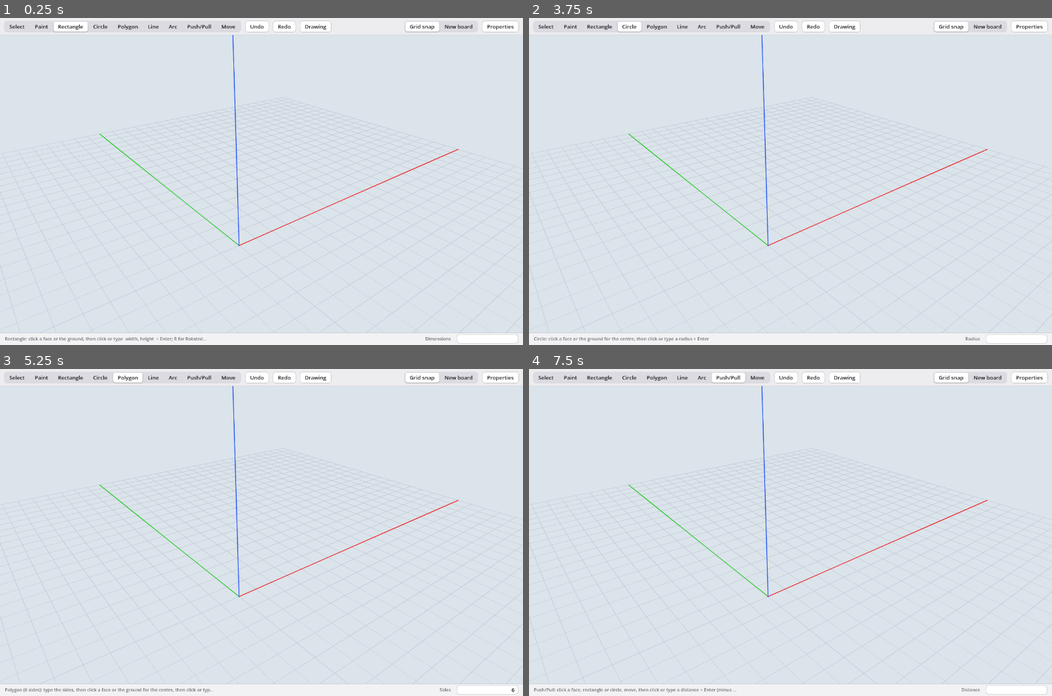
Above: before the commit, frames 1-4 (two rows, left to right).
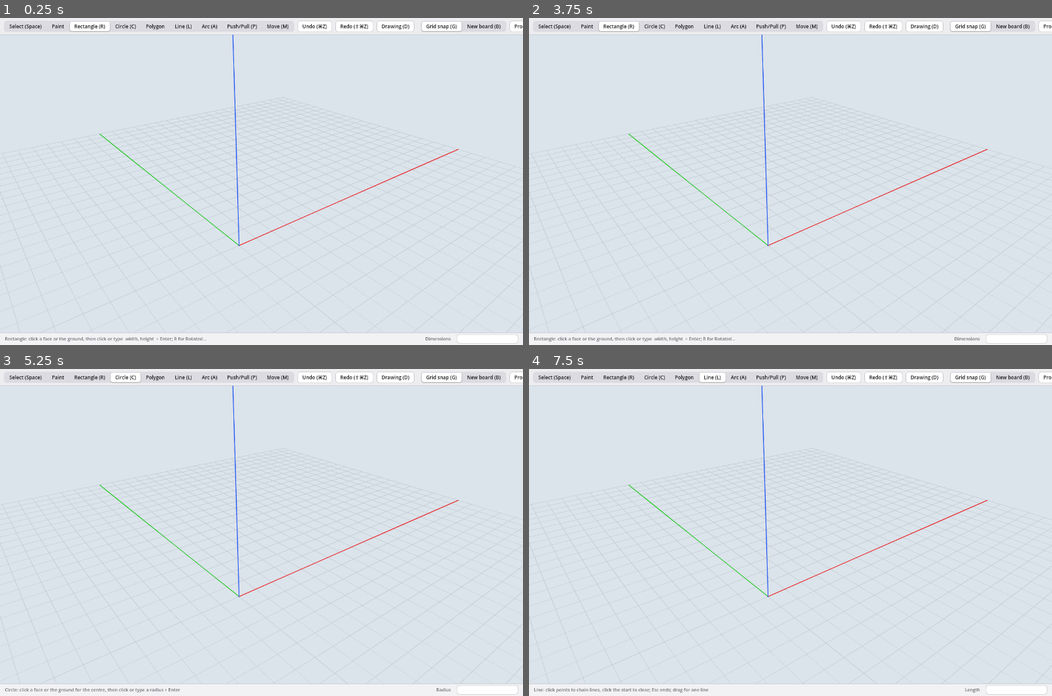
Above: after the commit, the same moments.

Repository: wweatherall/Napkin
Game: Godot game, scene res://main.tscn
Same seed, same stepped clock (60 frames per second), same inputs: the game is played once before the commit and once after it.
Inputs (mouse positions are in pixels of both pictures, inside the frame that each line leads up to):
- Up to frame 1 (0.25 s): no input
- Up to frame 2 (3.75 s): click (544, 27) at 0.5 s, where only the run before the commit has a clickable "Select"; click (555, 27) at 1.25 s, where only the run after the commit has a clickable "Select (Space)"; click "Paint" at 2 s; click (602, 27) at 2.75 s, where only the run before the commit has a clickable "Rectangle"; click (617, 27) at 3.5 s, where only the run after the commit has a clickable "Rectangle (R)"
- Up to frame 3 (5.25 s): click (99, 378) at 4.25 s, where only the run before the commit has a clickable "Circle"; click (125, 378) at 5 s, where only the run after the commit has a clickable "Circle (C)"
- Up to frame 4 (7.5 s): click "Polygon" at 5.75 s; click (680, 378) at 6.5 s, where only the run before the commit has a clickable "Line"; click (712, 378) at 7.25 s, where only the run after the commit has a clickable "Line (L)"

The runs differ from the first frame. In frame 1, 1.3% of the frame differs, in the area x 1-100%, y 0-6%; in frame 2, 1.5%, in the area x 1-100%, y 0-99%; in frame 3, 1.4%; in frame 4, 1.5%.
Error in both runs: Invalid assignment of property or key 'text' with value of type 'String' on a base object of type 'Nil'. (res://worker_process.gd:238)

Commit message:
H209: Show keyboard shortcuts in the toolbar
Architecture-Impact: none - toolbar labels and spacing reuse the existing tool registry and command interfaces

Diff:
--- a/viewport/tests/quick/registry.gd
+++ b/viewport/tests/quick/registry.gd
@@ -9,15 +9,15 @@
 	get: return harness.m
 
 const WANT := [
-	["select", "Select", "Select (Space)", "Select (Space)", KEY_SPACE],
-	["paint", "Paint", "Paint (pick the wood in the Wood menu)", "Paint", KEY_NONE],
-	["rect", "Rectangle", "Rectangle (R)", "Rectangle (R)", KEY_R],
-	["circle", "Circle", "Circle (C)", "Circle (C)", KEY_C],
-	["polygon", "Polygon", "Polygon", "Polygon", KEY_NONE],
-	["line", "Line", "Line (L)", "Line (L)", KEY_L],
-	["arc", "Arc", "Arc (A)", "Arc (A)", KEY_A],
-	["push", "Push/Pull", "Push/Pull (P)", "Push/Pull (P)", KEY_P],
-	["move", "Move", "Move (M)", "Move (M)", KEY_M],
+	["select", "Select (Space)", "Select (Space)", KEY_SPACE],
+	["paint", "Paint", "Paint (pick the wood in the Wood menu)", KEY_NONE],
+	["rect", "Rectangle (R)", "Rectangle (R)", KEY_R],
+	["circle", "Circle (C)", "Circle (C)", KEY_C],
+	["polygon", "Polygon", "Polygon", KEY_NONE],
+	["line", "Line (L)", "Line (L)", KEY_L],
+	["arc", "Arc (A)", "Arc (A)", KEY_A],
+	["push", "Push/Pull (P)", "Push/Pull (P)", KEY_P],
+	["move", "Move (M)", "Move (M)", KEY_M],
 ]
 
 
@@ -32,23 +32,33 @@
 				if m.ui.tool_buttons[id] == b: bar.append([id, b.text, b.tooltip_text])
 	var want_bar: Array = WANT.map(func(w): return [w[0], w[1], w[2]])
 	harness._ok("the toolbar is Select, Paint, Rectangle, Circle, Polygon, Line, Arc, Push/Pull, Move with their tooltips", bar == want_bar, bar)
-	var registry = load("res://tool_registry.gd")
+	var registry := preload("res://tool_registry.gd")
+	var labels: Array = m.tool_list.map(func(t): return [t["id"], registry.menu_label(t)])
+	harness._ok("every toolbar tool button shows its registry menu label", bar.map(func(b): return [b[0], b[1]]) == labels, bar)
+	if row == null: return
+	var toolbar: HBoxContainer = row.get_parent().get_parent()
+	var fixed: Array = toolbar.find_children("*", "Button", true, false).filter(func(b): return b.get_parent() != row)
+	var fixed_labels: Array = fixed.map(func(b): return b.text)
+	harness._ok("the fixed toolbar buttons show their shortcuts", fixed_labels == [
+		"Undo (⌘Z)", "Redo (⇧⌘Z)", "Drawing (D)", "Grid snap (G)", "New board (B)", "Properties"], fixed_labels)
+	var toolbar_width: float = toolbar.get_parent().get_combined_minimum_size().x
+	harness._ok("the whole toolbar fits at 1280 pixels", toolbar_width <= 1280, toolbar_width)
 	var menu: Array = []
 	if NativeMenu.has_feature(NativeMenu.FEATURE_GLOBAL_MENU):
 		var tools_menu: RID = m.menus.menus["Tools"]
 		for i in NativeMenu.get_item_count(tools_menu):
 			menu.append([NativeMenu.get_item_tag(tools_menu, i), NativeMenu.get_item_text(tools_menu, i)])
 	else:
-		menu = m.tool_list.map(func(t): return [t["id"], registry.menu_label(t)])
-	harness._ok("the Tools menu names them the same way", menu == WANT.map(func(w): return [w[0], w[3]]), menu)
+		menu = labels
+	harness._ok("the Tools menu names them the same way", menu == WANT.map(func(w): return [w[0], w[1]]), menu)
 	harness._ok("the declared tools have no problems (fields, repeated ids or keys)", registry.problems(m.tool_list).is_empty(), registry.problems(m.tool_list))
 	# each tool key picks its tool; Paint has none
 	var picked: Array = []
 	for w in WANT:
-		if w[4] == KEY_NONE: continue
+		if w[3] == KEY_NONE: continue
 		m.set_tool("paint")
-		await harness._key(w[4])
-		picked.append([OS.get_keycode_string(w[4]), m.tool])
+		await harness._key(w[3])
+		picked.append([OS.get_keycode_string(w[3]), m.tool])
 	harness._ok("Space, R, C, L, A, P and M pick Select, Rectangle, Circle, Line, Arc, Push/Pull and Move", picked == [["Space", "select"], ["R", "rect"], ["C", "circle"], ["L", "line"], ["A", "arc"], ["P", "push"], ["M", "move"]], picked)
 	harness._ok("the keys map only those seven", m.tool_keys == {KEY_SPACE: "select", KEY_R: "rect", KEY_C: "circle", KEY_L: "line", KEY_A: "arc", KEY_P: "push", KEY_M: "move"}, m.tool_keys)
 	# a toolbar segment and a Tools menu item pick their tool (the menu's tag is the tool's id)
--- a/viewport/ui.gd
+++ b/viewport/ui.gd
@@ -126,16 +126,25 @@
 	bar.add_theme_stylebox_override("panel", bar_style)
 	root.add_child(bar)
 	var row := HBoxContainer.new()
-	row.add_theme_constant_override("separation", 10)
+	row.add_theme_constant_override("separation", 8)
+	var toolbar_theme := Theme.new()
+	toolbar_theme.set_font_size("font_size", "Button", 12)
+	row.theme = toolbar_theme
 	bar.add_child(row)
-	row.add_child(_segments(m.tool_list.map(func(t): return [t["label"], t["id"], t["tip"]]), false))   # tool_registry.gd
-	for spec in [["Undo", "undo", "Undo (⌘Z)"], ["Redo", "redo", "Redo (⇧⌘Z)"], ["Drawing", "drawing", "Drawing and cut list (D)"]]:
+	var registry := preload("res://tool_registry.gd")
+	row.add_child(_segments(m.tool_list.map(func(t): return [registry.menu_label(t), t["id"], t["tip"]]), false))
+	var command := func(label: String, tag: String, key: String, tip := "") -> Array:
+		var suffix := " (%s)" % key
+		return [label + suffix, tag, (label if tip.is_empty() else tip) + suffix]
+	for spec in [command.call("Undo", "undo", "⌘Z"), command.call("Redo", "redo", "⇧⌘Z"),
+			command.call("Drawing", "drawing", "D", "Drawing and cut list")]:
 		var b := Button.new(); b.text = spec[0]; b.tooltip_text = spec[2]; b.focus_mode = Control.FOCUS_NONE
 		b.pressed.connect(m.menus.run.bind(spec[1]))
 		row.add_child(b)
 	var gap := Control.new(); gap.size_flags_horizontal = Control.SIZE_EXPAND_FILL; gap.mouse_filter = Control.MOUSE_FILTER_IGNORE
 	row.add_child(gap)
-	row.add_child(_segments([["Grid snap", "grid", "Snap to a 10 mm grid (G)"], ["New board", "newboard", "Pushing a profile drawn on a face makes a separate board (B)"]], true))
+	row.add_child(_segments([command.call("Grid snap", "grid", "G", "Snap to a 10 mm grid"),
+			command.call("New board", "newboard", "B", "Pushing a profile drawn on a face makes a separate board")], true))
 	var properties_button := Button.new()
 	properties_button.text = "Properties"
 	properties_button.focus_mode = Control.FOCUS_NONE
Not shown, changed: docs/dependency-map.md
